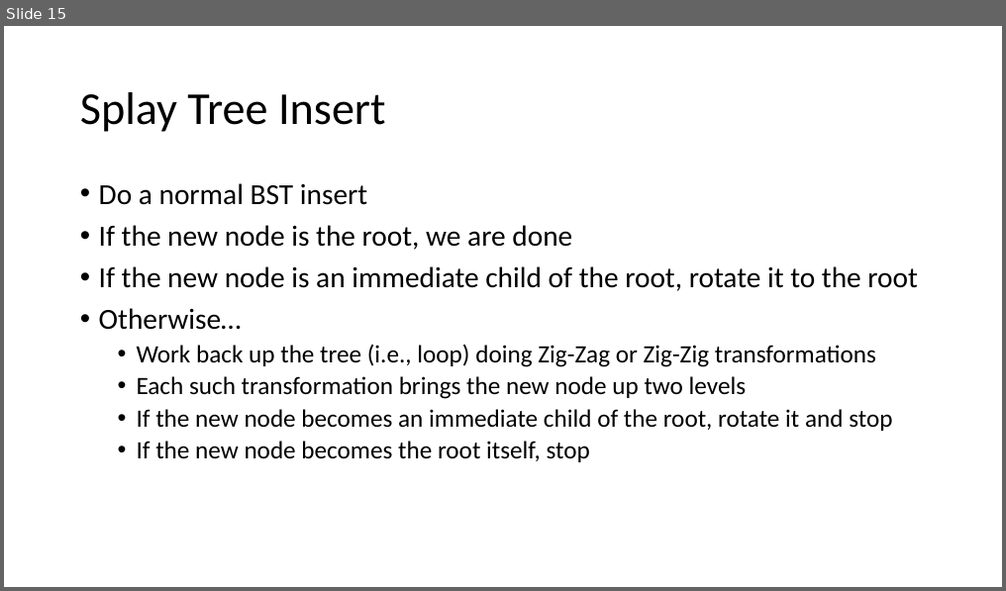
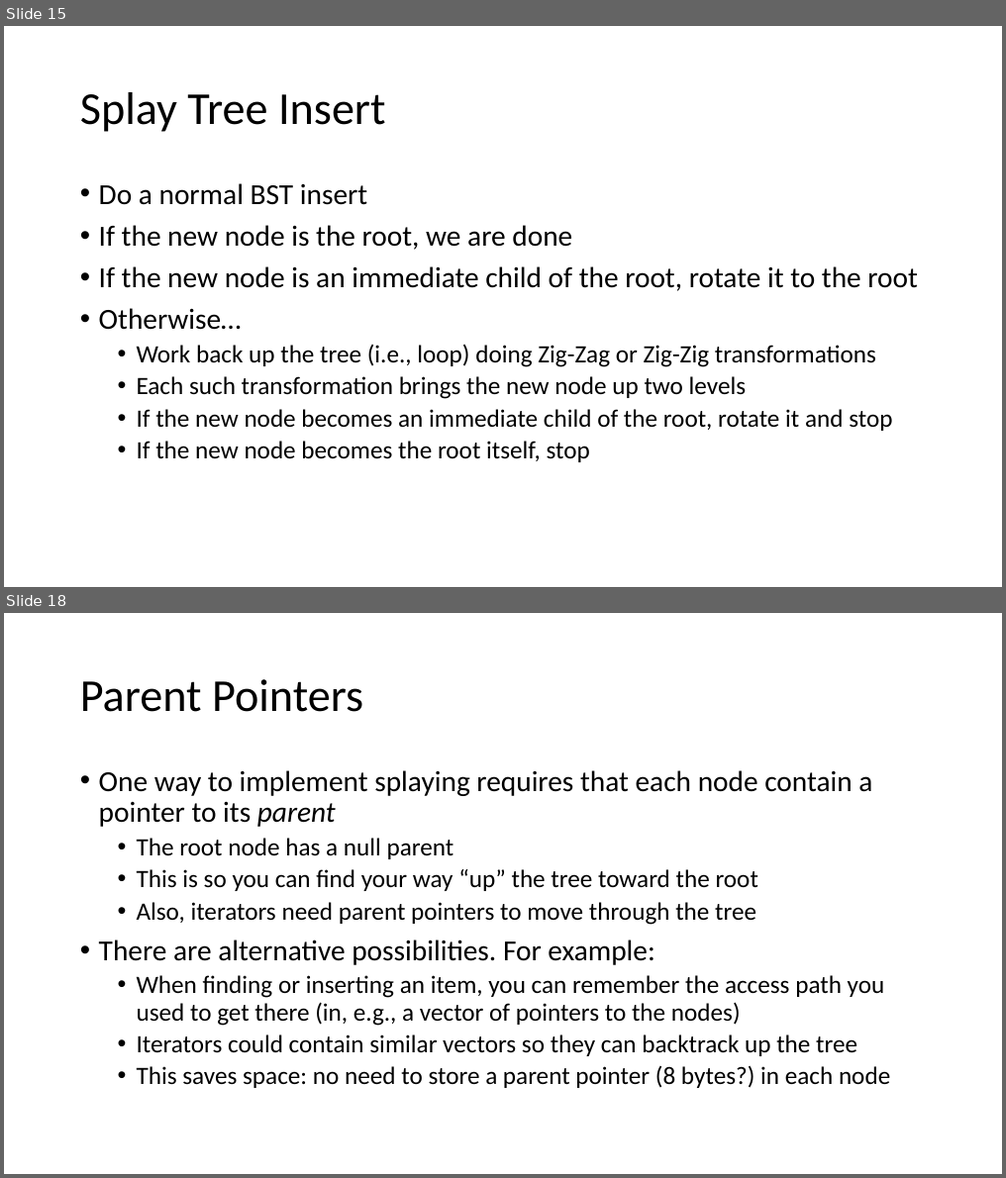
Before and after one commit to pchapin/cpp, a slide deck: SplayTree/SplayTrees.pptx. Shown one above the other, each under a label of ours: slide 15 before the commit, slides 15 and 18 after it; the slides between them are not shown. The pictures are 1006x591 and 1006x1178 pixels, drawn with LibreOffice and Linux fonts; fonts in the diff are those of the drawing. Boxes give left, top, right and bottom in pixels: in the first picture for what was removed or moved away, otherwise in the second. Text is boxed around its words. In the diff, an @@ line names an element or a change of style, - is before the commit and + after.

Commit message:
Cleaned up and extended the presentation on splay trees.

```diff
--- a/SplayTree/SplayTrees.pptx
+++ b/SplayTree/SplayTrees.pptx
@@ slide 18 added at bbox=[4, 613, 1002, 1174], background #FFFFFF @@
@@ title added at bbox=[80, 679, 363, 712], 44 pt, text #000000 @@
+Parent Pointers
@@ text added at bbox=[99, 770, 890, 1088], 24 pt, text #000000 @@
+• One way to implement splaying requires that each node contain a pointer to its parent
+  • The root node has a null parent
+  • This is so you can find your way “up” the tree toward the root
+  • Also, iterators need parent pointers to move through the tree
+• There are alternative possibilities. For example:
+  • When finding or inserting an item, you can remember the access path you used to get there (in, e.g., a vector of pointers to the nodes)
+  • Iterators could contain similar vectors so they can backtrack up the tree
+  • This saves space: no need to store a parent pointer (8 bytes?) in each node
```
Also in this commit, not shown: 14 slides changed, 2 other slides added.
